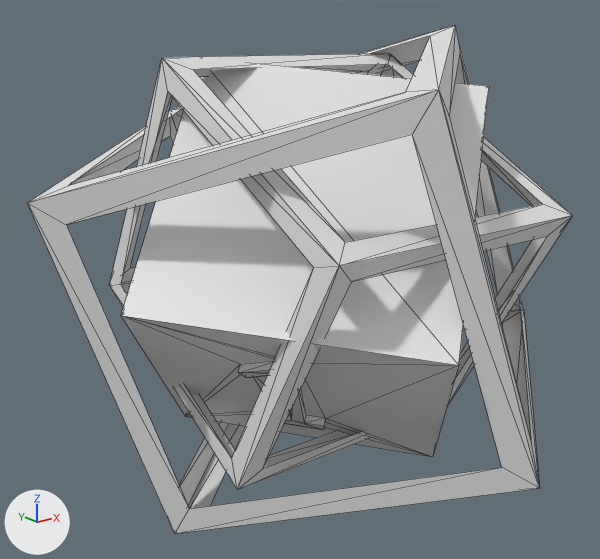
Before and after pictures for a commit that changed the glTF model public/assets/models/Reward.glb.
Camera for both pictures: a 50 mm lens placed at (-2.07, -2.45, 0.95), pointed at (-0.08, 0.04, -0.05). Lighting does not change. The marker at lower left points along +X, +Y and +Z. Mesh edges are drawn as thin lines. Vertices at the same position are counted once.

The first picture shows 'ChasisE', 'ChasisI', 'Nucleo'.
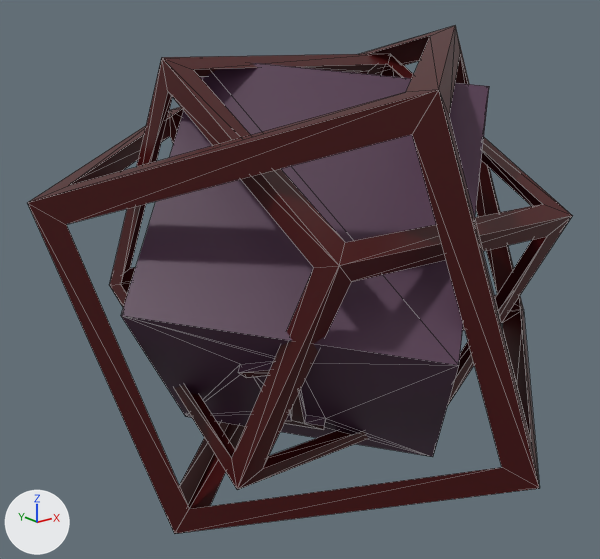
Commit message: rewardsCountingAndMapping /back integration (life&Rewads)

Where the change shows, as pixel boxes [x1, y1, x2, y2] in the pictures (600 x 559 px):
'ChasisE', recoloured: [28, 25, 540, 534] in both
'ChasisI', recoloured: [109, 54, 573, 490] in both
part 1 of me_nucleo, recoloured: [121, 63, 489, 457] in both
part 2 of me_nucleo, recoloured: [240, 370, 324, 430] in both

What changed in the scene script:
```text
Add mat_material_001:
    mat_material_001 = principled_material('Material.001')
    mat_material_001.base_color = (0.0636, 0.0, 0.000504)  # dark red #470002
Add mat_secondcolor:
    mat_secondcolor = principled_material('secondColor')
    mat_secondcolor.base_color = (0.0772, 0.0287, 0.0678)  # dark purple #4f2f4a
Change me_nucleo:
    where me_nucleo.from_pydata(...)  # 146 vertices, 196 faces; spans x -0.94..0.93, y -0.91..0.91, z -0.82..0.81
    used by ob_nucleo; location = (0.0, 0.0, 0.0)
    me_nucleo part 1: 160 faces spanning x -0.94..0.93, y -0.91..0.91, z -0.82..0.81 switch from no material to mat_secondcolor (dark purple #4f2f4a)
    me_nucleo part 2: 12 faces spanning x -0.57..0.53, y -0.53..0.33, z -0.62..0.24 switch from no material to mat_material_001 (dark red #470002)
Change me_chasisi:
    where me_chasisi.from_pydata(...)  # 32 vertices, 48 faces; spans x -0.57..0.57, y -0.75..0.78, z -0.72..0.82
    add me_chasisi.materials.append(mat_material_001)  # dark red #470002
Change me_chasise:
    where me_chasise.from_pydata(...)  # 32 vertices, 48 faces; spans x -1.1..1.1, y -1.05..1.05, z -0.92..0.92
    add me_chasise.materials.append(mat_material_001)  # dark red #470002
```
